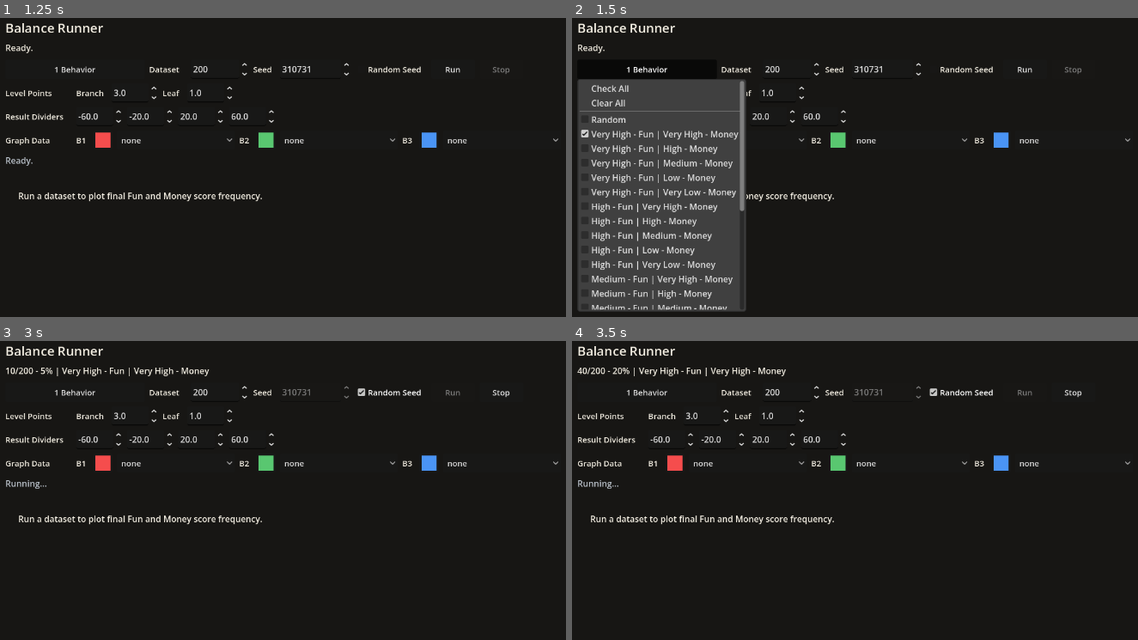
Above: before the commit, frames 1-4 (two rows, left to right).
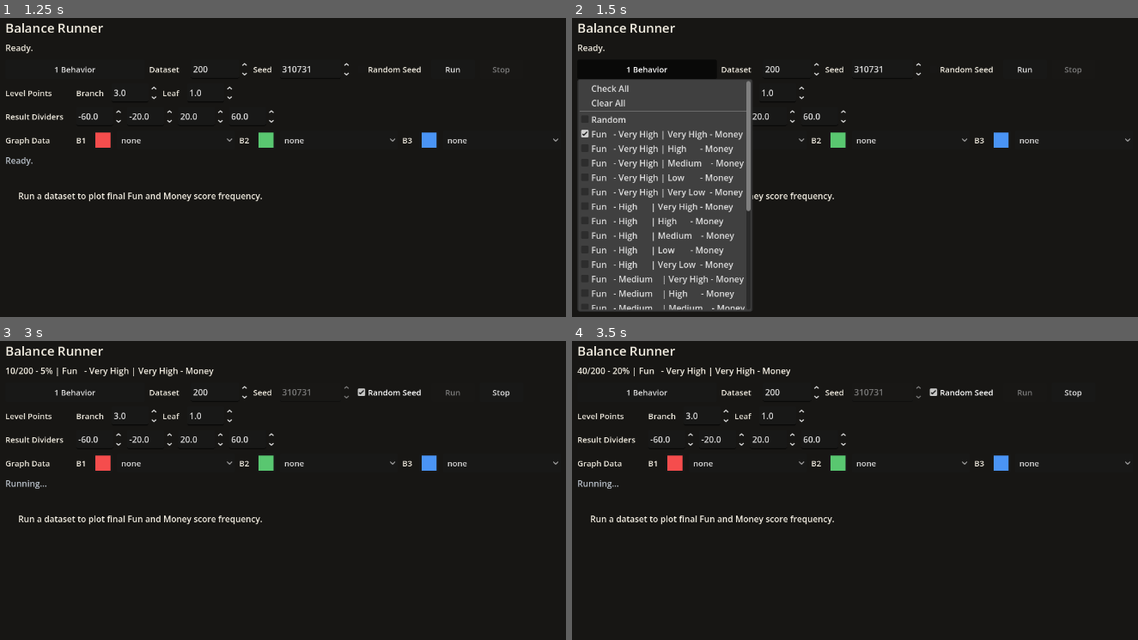
Above: after the commit, the same moments.

Repository: Josephblt/patch-notes
Game: Godot game, scene res://scenes/scene_launcher.tscn
The game is run twice, just before and just after one commit, with the same random seed, the same clock (stepped at 60 frames per second) and the same inputs.
Inputs:
- Up to frame 1 (1.25 s): click "Balance Runner" at 0.5 s
- Up to frame 2 (1.5 s): click "1 Behavior" at 1.25 s
- Up to frame 3 (3 s): click "Random Seed" at 2 s; click "Run" at 2.75 s
- Up to frame 4 (3.5 s): no input

Frame 1 is identical in both runs. In frame 2, 5.2% of the frame differs, in the area x 3-33%, y 20-99%; in frame 3, 0.4%; in frame 4, 0.4%.

Commit message:
Pad behavior description fields

Diff:
--- a/src/scripts/tools/balance_runner.gd
+++ b/src/scripts/tools/balance_runner.gd
@@ -668,10 +668,19 @@
 	if behavior_parts.size() != 2:
 		return behavior
 
-	return "%s - Fun | %s - Money" % [
-		_format_score_level_description(behavior_parts[0]),
-		_format_score_level_description(behavior_parts[1]),
+	return "%s - %s | %s - %s" % [
+		_pad_right("Fun", 5),
+		_pad_right(_format_score_level_description(behavior_parts[0]), 9),
+		_pad_right(_format_score_level_description(behavior_parts[1]), 9),
+		_pad_right("Money", 5),
 	]
+
+
+func _pad_right(value: String, width: int) -> String:
+	while value.length() < width:
+		value += " "
+
+	return value
 
 
 func _format_score_level_description(score_level: String) -> String:
